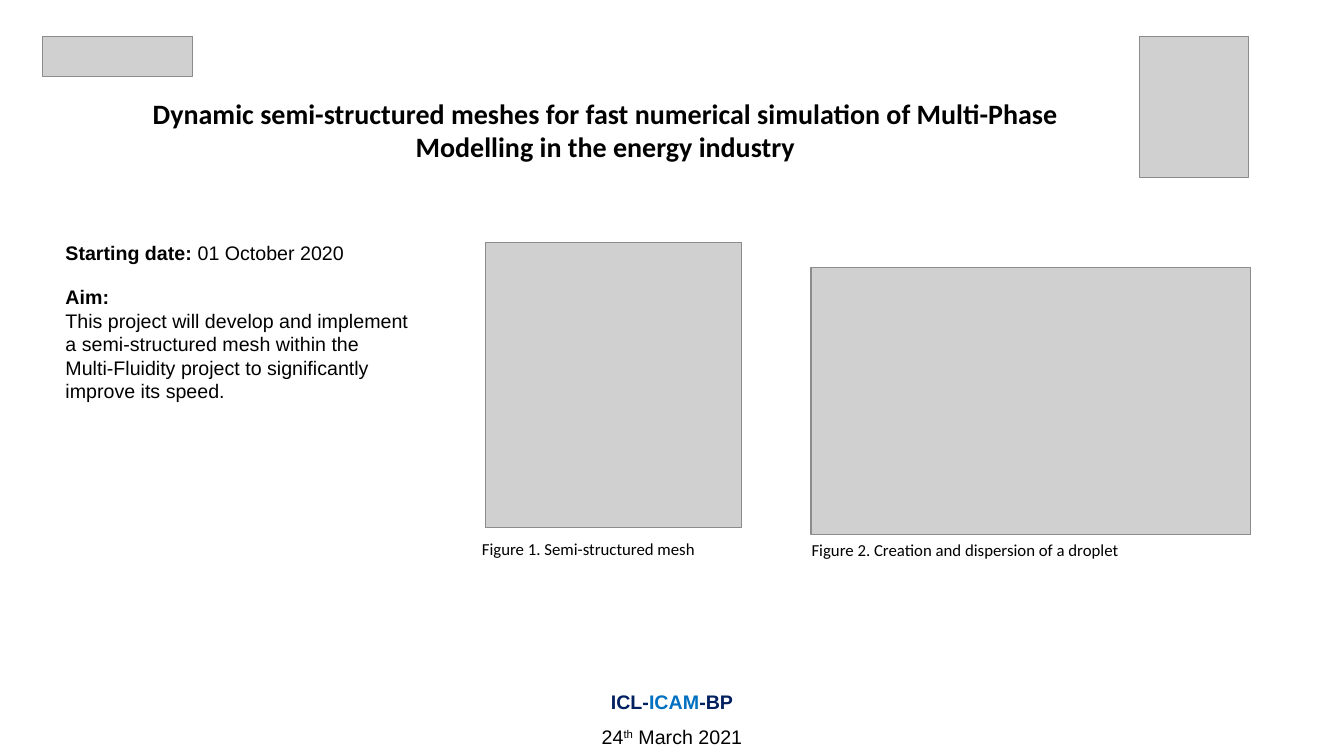
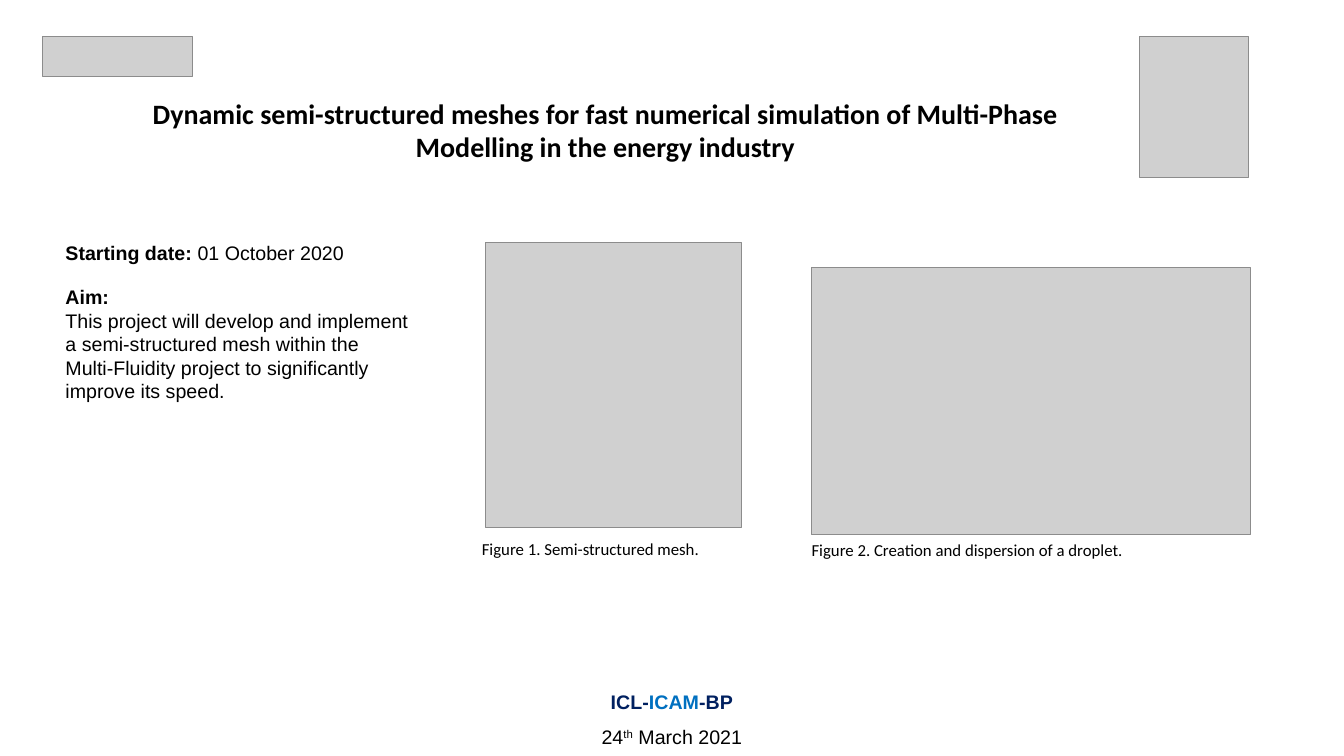
Before and after one commit to Amin-Nadimy/Wave-Equation, a slide deck: slide 2 of BP/BP-ICAM 24 Mar 2021.pptx. Drawn at 1344x756 pixels with LibreOffice and Linux fonts; fonts in the diff are those of the drawing; grey boxes stand for pictures. Boxes give left, top, right and bottom in pixels: in the first picture for what was removed or moved away, otherwise in the second. Text is boxed around its words. In the diff, an @@ line names an element or a change of style, - is before the commit and + after.

```diff
--- a/BP/BP-ICAM 24 Mar 2021.pptx
+++ b/BP/BP-ICAM 24 Mar 2021.pptx
@@ text at <box>482,543,698,558</box>: text changed @@
-Figure 1. Semi-structured mesh
+Figure 1. Semi-structured mesh.
@@ text at <box>812,544,1122,559</box>: text changed @@
-Figure 2. Creation and dispersion of a droplet
+Figure 2. Creation and dispersion of a droplet.
```
Also in this commit, not shown: 4 other slides changed, 1 slide added, 7 other files.
